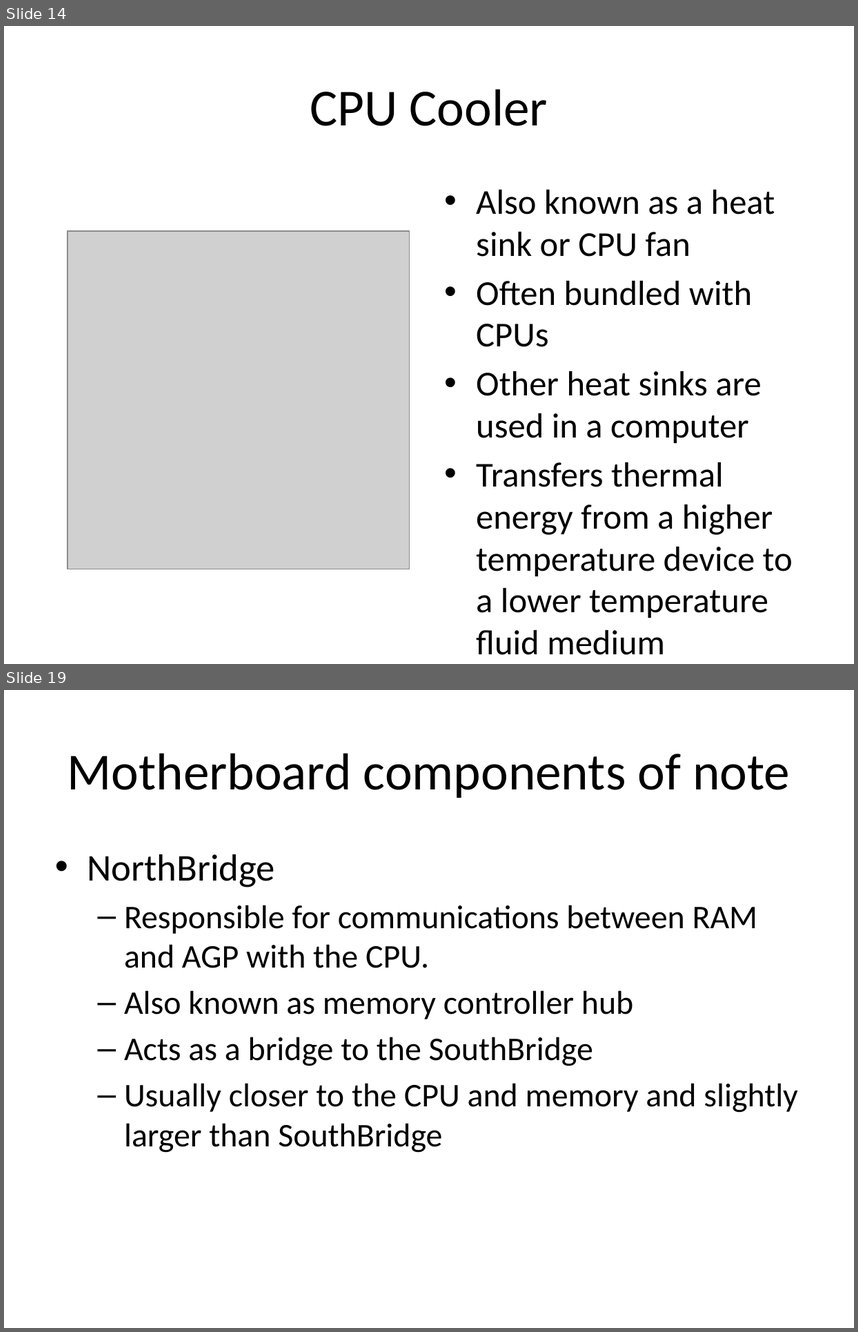
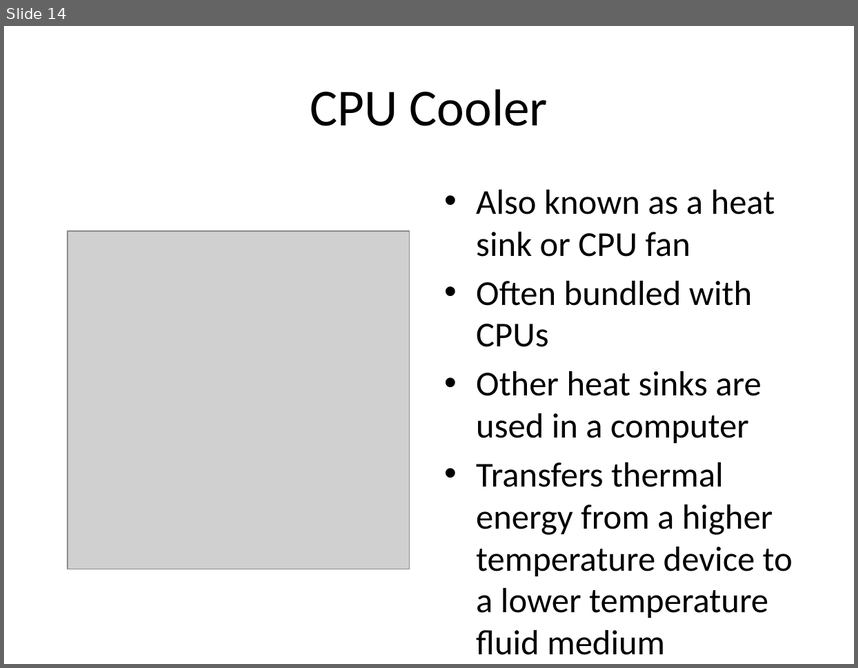
Before and after one commit to bstack/itt, a slide deck: architecture_os_and_networking/computer_architecture/Computer_anatomy_004.pptx. Shown one above the other, each under a label of ours: slides 14 and 19 before the commit, slide 14 after it; the slides between them are not shown. The pictures are 858x1332 and 858x668 pixels, drawn with LibreOffice and Linux fonts; fonts in the diff are those of the drawing; grey boxes stand for pictures. Boxes give left, top, right and bottom in pixels: in the first picture for what was removed or moved away, otherwise in the second. Text is boxed around its words. In the diff, an @@ line names an element or a change of style, - is before the commit and + after.

```diff
--- a/architecture_os_and_networking/computer_architecture/Computer_anatomy_004.pptx
+++ b/architecture_os_and_networking/computer_architecture/Computer_anatomy_004.pptx
@@ slide 19 removed at [4,690,854,1328], background #FFFFFF @@
@@ title removed at [67,753,790,798] @@
-Motherboard components of note
@@ text removed at [87,854,798,1152] @@
-• NorthBridge
-  – Responsible for communications between RAM and AGP with the CPU.
-  – Also known as memory controller hub
-  – Acts as a bridge to the SouthBridge
-  – Usually closer to the CPU and memory and slightly larger than SouthBridge
```
Also in this commit, not shown: 6 other slides removed, 1 other file.
